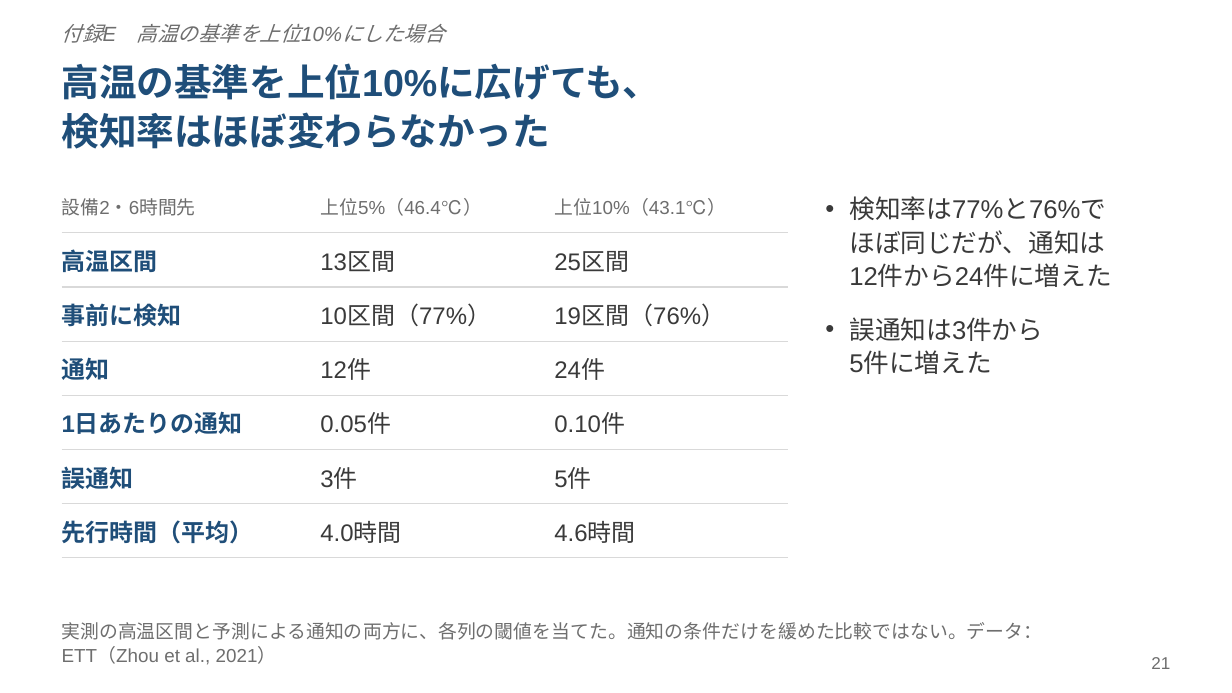
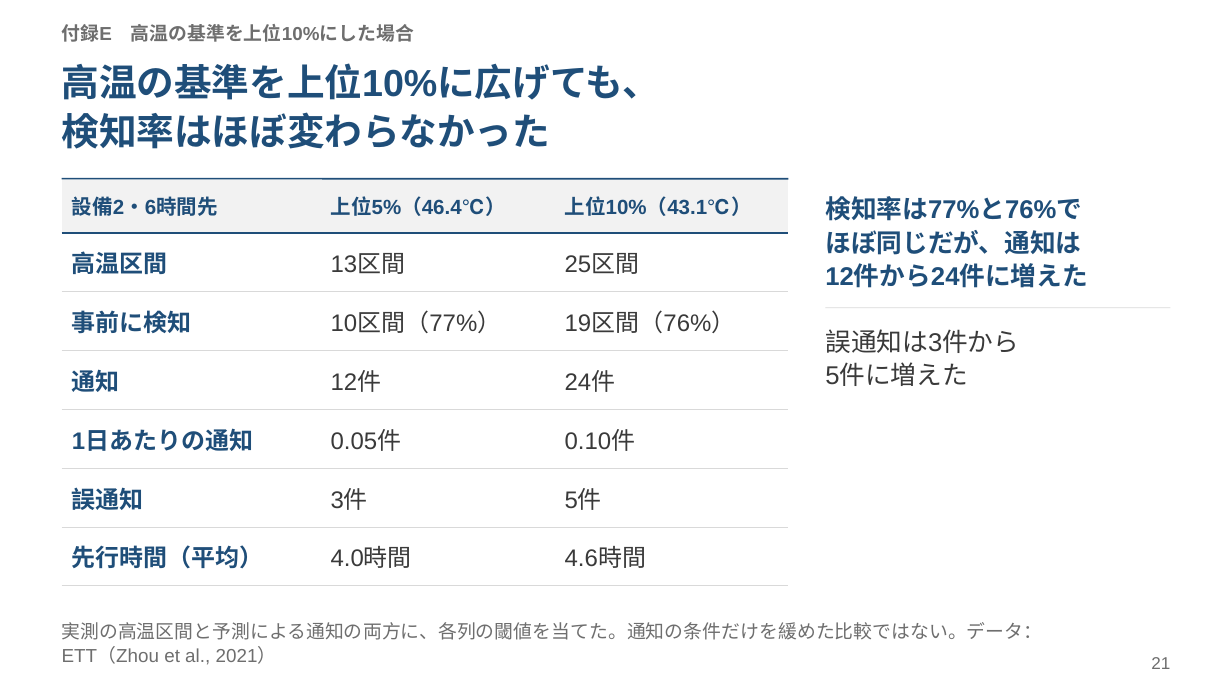
Before and after one commit to HJRKTNG/ett-oil-temperature-poc, a slide deck: slide 21 of reports/slides/ett_oil_temperature_poc.pptx. Drawn at 1232x693 pixels with LibreOffice and Linux fonts; fonts in the diff are those of the drawing. Boxes give left, top, right and bottom in pixels: in the first picture for what was removed or moved away, otherwise in the second. Text is boxed around its words. In the diff, an @@ line names an element or a change of style, - is before the commit and + after.

```diff
--- a/reports/slides/ett_oil_temperature_poc.pptx
+++ b/reports/slides/ett_oil_temperature_poc.pptx
@@ text "付録E 高温の基準を上位10%にした場合" at (62,24,414,42): size 12 to 11 pt, bold on, italic off @@
@@ table at (62,179,788,573) @@
@@ fill none to #F2F2F2 in row 1 @@
@@ fill none to #FFFFFF in 18 cells @@
@@ size 11 to 12 pt, text colour #6E6E6E to #1F4E79, bold on in "設備2・6時間先", "上位5%（46.4℃）", "上位10%（43.1℃）" @@
@@ borders changed @@
@@ line added from (62, 179) to (788, 179), #1F4E79 1 pt @@
@@ text "検知率は77%と76%で" at (825,196,1087,288): text colour #3A3A3A to #1F4E79, bold on; bullet • to none; bullet   to none; less space between paragraphs @@
@@ line added from (825, 308) to (1170, 308), #D9D9D9 0.5 pt @@
@@ text added at (825,329,1019,386), 15 pt, text #3A3A3A @@
+誤通知は3件から
+5件に増えた
@@ text at (849,317,1043,374): paragraphs removed @@
-• 誤通知は3件から
-  5件に増えた
```
Also in this commit, not shown: 20 other slides changed, 4 other files.
